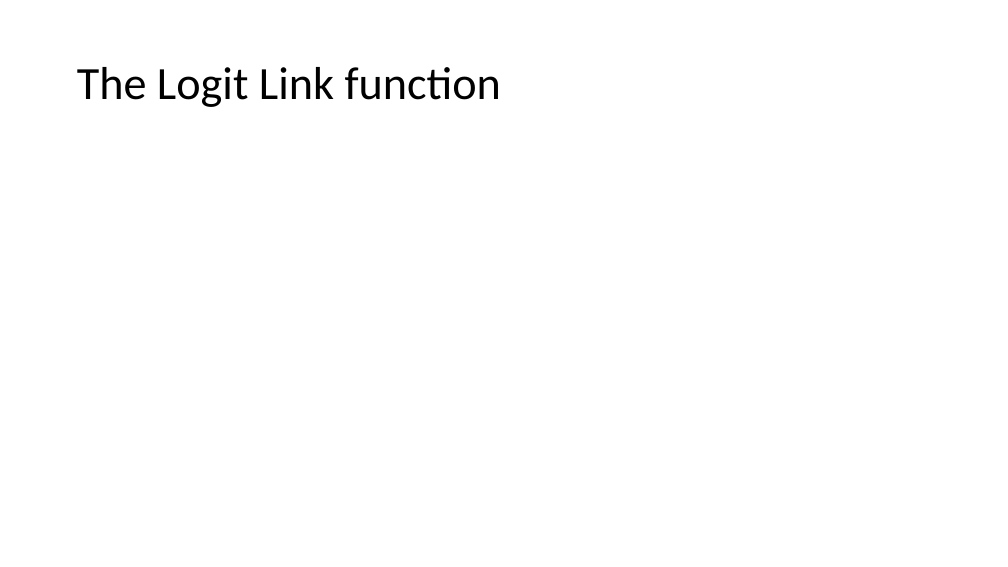
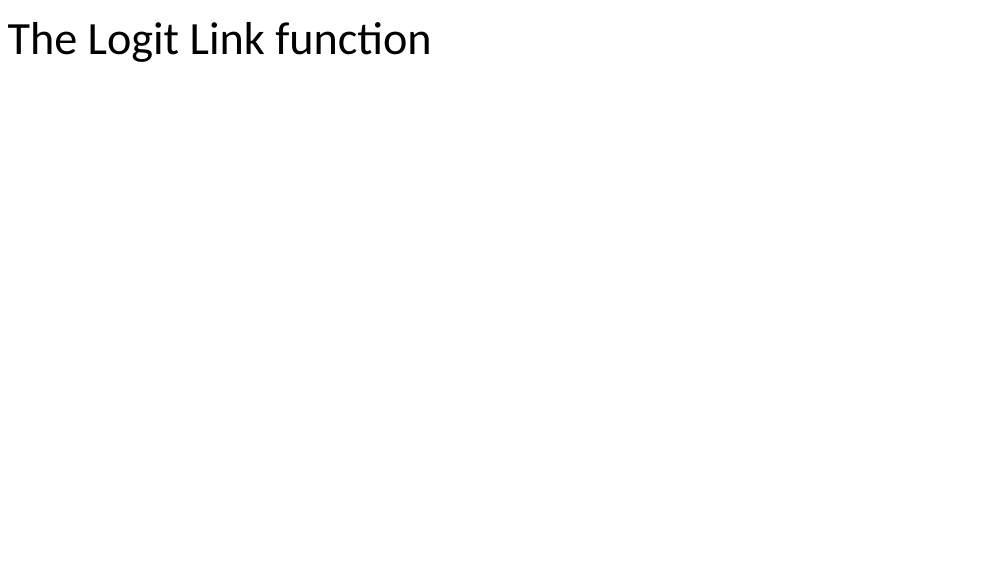
Before and after one commit to russellu/cs405, a slide deck: slide 8 of Lecture_08.pptx. Drawn at 1008x567 pixels with LibreOffice and Linux fonts; fonts in the diff are those of the drawing; grey boxes stand for pictures. Boxes give left, top, right and bottom in pixels: in the first picture for what was removed or moved away, otherwise in the second. Text is boxed around its words. In the diff, an @@ line names an element or a change of style, - is before the commit and + after.

```diff
--- a/Lecture_08.pptx
+++ b/Lecture_08.pptx
@@ title "The Logit Link function": place and size @@
-title "The Logit Link function" at box(77, 67, 501, 107)
+title "The Logit Link function" at box(8, 22, 431, 62)
```
Also in this commit, not shown: 8 other slides changed, 3 slides added, 1 slide removed.
